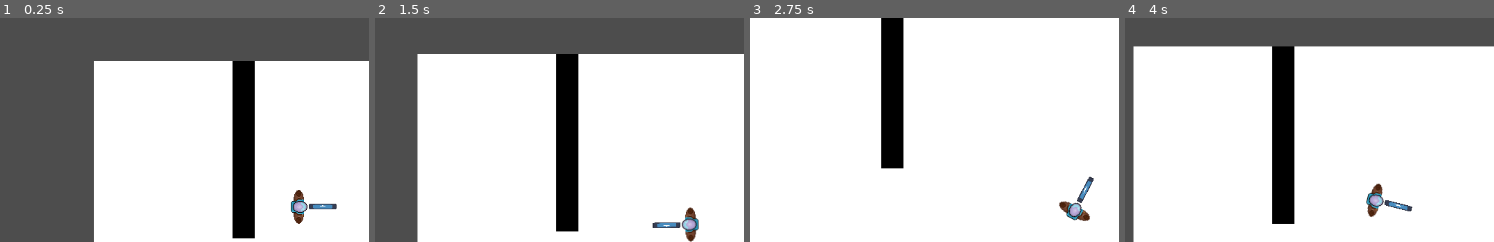
Above: before the commit, frames 1-4 (left to right).
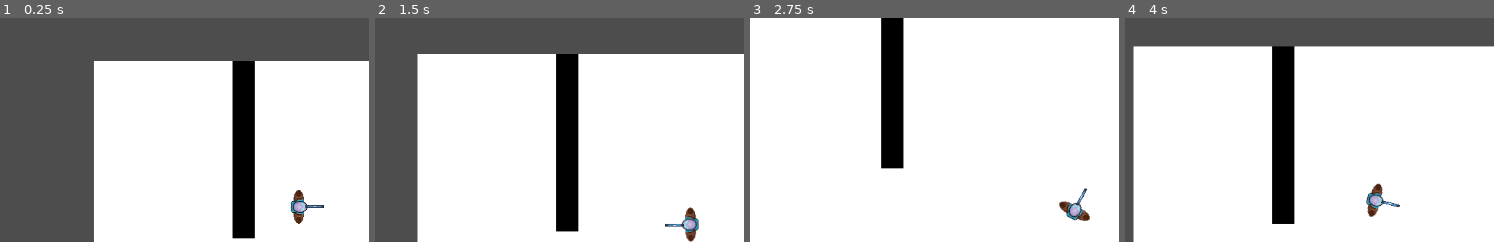
Above: after the commit, the same moments.

Repository: LurkenW/heistrouglite
Game: Godot game, scene res://scenes/bankTemp.tscn
Same seed, same stepped clock (60 frames per second), same inputs: the game is played once before the commit and once after it. The engine's default icon, where the game draws it, is replaced by a stand-in: a white triangle on a blue panel in a dark square.
Inputs (mouse positions are % of the whole screen's width and height, from its top left):
- Up to frame 1 (0.25 s): no input
- Up to frame 2 (1.5 s): tap Enter at 0.5 s; move the mouse to (70, 45) at 0.52 s; press the mouse at (70, 45) at 0.53 s; hold D (move_right) 0.53-1.28 s; move the mouse to (24, 55) at 1.27 s; release the mouse at (24, 55) at 1.28 s; hold S (move_down) from 1.28 s (still down); tap Shift (player_sprint_shift) at 1.35 s
- Up to frame 3 (2.75 s): click (24, 55) at 1.55 s; move the mouse to (57, 28) at 2.02 s; release S (move_down) at 2.03 s; press the mouse at (57, 28) at 2.03 s; hold D (move_right) from 2.03 s (still down)
- Up to frame 4 (4 s): move the mouse to (41, 70) at 2.77 s; release D (move_right) at 2.78 s; release the mouse at (41, 70) at 2.78 s; hold W (move_up) 2.78-3.53 s; click (41, 70) at 2.85 s; move the mouse to (78, 65) at 3.52 s; hold A (move_left) from 3.53 s (still down); hold Shift (player_sprint_shift) from 3.53 s (still down); click (78, 65) at 3.8 s
The pictures show only the part of the screen within x 5-55%, y 8-58%; the shares and areas given below are measured in that part.

The runs differ from the first frame. In frame 1, 0.2% of the frame differs, in the area x 82-92%, y 82-86%; in frame 2, 0.2%; in frame 3, 0.2%; in frame 4, 0.2%.

Commit message:
Updated gun script + added walls group
GUns cant shoot through walls (they sometimes can but it's the bulletspeeds fault)

Diff:
--- a/heist_game/scenes/bankTemp.tscn
+++ b/heist_game/scenes/bankTemp.tscn
@@ -26,7 +26,7 @@
 offset_right = 40.0
 offset_bottom = 40.0
 
-[node name="StaticBody2D" type="StaticBody2D" parent="map/walls"]
+[node name="StaticBody2D" type="StaticBody2D" parent="map/walls" groups=["walls"]]
 position = Vector2(304, 1)
 
 [node name="CollisionShape2D" type="CollisionShape2D" parent="map/walls/StaticBody2D"]
@@ -40,7 +40,7 @@
 pivot_offset = Vector2(8, 128)
 color = Color(0, 0, 0, 1)
 
-[node name="StaticBody2D2" type="StaticBody2D" parent="map/walls"]
+[node name="StaticBody2D2" type="StaticBody2D" parent="map/walls" groups=["walls"]]
 position = Vector2(-56, -256)
 
 [node name="ColorRect" type="ColorRect" parent="map/walls/StaticBody2D2"]
--- a/heist_game/scenes/pistol.tscn
+++ b/heist_game/scenes/pistol.tscn
@@ -5,16 +5,16 @@
 
 [node name="Pistol" type="Node2D" node_paths=PackedStringArray("shootingPoints")]
 script = ExtResource("1_y3ibp")
-shootingPoints = [NodePath("WeaponPivot/Icon/ShootingPoint")]
+shootingPoints = [NodePath("WeaponPivot/ShootingPoint")]
 
 [node name="WeaponPivot" type="Marker2D" parent="."]
 position = Vector2(0, -2.38419e-07)
-scale = Vector2(0.5, 0.125)
 
 [node name="Icon" type="Sprite2D" parent="WeaponPivot"]
-position = Vector2(64, 1.90735e-06)
-scale = Vector2(0.625, 0.5)
+position = Vector2(20.5, 3.57628e-07)
+scale = Vector2(0.210938, 0.03125)
 texture = ExtResource("2_bd1d3")
 
-[node name="ShootingPoint" type="Marker2D" parent="WeaponPivot/Icon"]
-position = Vector2(25.6, 0)
+[node name="ShootingPoint" type="Marker2D" parent="WeaponPivot"]
+position = Vector2(34, 2.38419e-07)
+scale = Vector2(0.625, 0.15625)
--- a/heist_game/scripts/gun.gd
+++ b/heist_game/scripts/gun.gd
@@ -14,30 +14,36 @@
 ## The cooldown time (in seconds) between consecutive shots.
 @export var fireCooldown: float = 1
 
+## The reload time (in seconds).
+@export var reloadCooldown: float = 1
+
 @export_group("Burst")
+## Enables burst-fire mode
 @export var burstFire: bool = false
+## Number of shots fired in a single burst
 @export var burstShots: int = 3
+## Time (in seconds) between shots in a burst.
 @export var burstCooldown: float = 0.05
 
-var _reloadTimer: Timer # Internal Timer instance used for handling the reload cooldown.
+var _recoilTimer: Timer # Internal Timer instance used for handling the time between shots.
 var _isShooting: bool = false # Tracks whether the gun is currently in a shooting state.
-var _isReloading: bool = false # Tracks whether the gun is currently reloading.
+var _isRecoiling: bool = false # Tracks whether the gun is currently reloading.
 
-var _burstTimer: Timer
-var _burstShots: int = 0
+var _burstTimer: Timer # Internal Timer instance used for handling the time between shots in a burst.
+var _shotsInCurrentBurst: int = 0 # Counts the number of shots that has been shot in the current burst.
 
 func _ready() -> void:
 	_checkRequired() # Ensures all required variables are properly set.
 
-	# Initialize and configure the reload timer.
-	_reloadTimer = Timer.new()
-	add_child(_reloadTimer)
-	_reloadTimer.wait_time = fireCooldown
-	_reloadTimer.timeout.connect(_on_reloadTimer_timeout)
-	_reloadTimer.one_shot = true
-	_reloadTimer.name = "ReloadTimer"
+	# Initialize and configure the recoil timer.
+	_recoilTimer = Timer.new()
+	add_child(_recoilTimer)
+	_recoilTimer.wait_time = fireCooldown
+	_recoilTimer.timeout.connect(_on_recoilTimer_timeout)
+	_recoilTimer.one_shot = true
+	_recoilTimer.name = "RecoilTimer"
 
-
+	# Initialize and configure the burst timer.
 	_burstTimer = Timer.new()
 	add_child(_burstTimer)
 	_burstTimer.wait_time = burstCooldown
@@ -50,8 +56,11 @@
 	if shootingPoints.size() > 1:
 		push_error("The variable 'Shooting Point' must be set in the Inspector!")
 
-# Handles the shooting logic by instantiating and firing a bullet.
+# Handles the shooting logic by instantiating and firing a shot.
 func _shootOnce() -> void:
+
+	if _isShootingThroughWall():
+		return
 	# Load and instantiate the bullet scene.
 	const BULLET = preload("res://scenes/bullet.tscn")
 	# For every shootingPoint, shoot a bullet
@@ -67,44 +76,45 @@
 		# Add the bullet to the scene tree for it to function.
 		get_node("/root").add_child(new_bullet)
 
+# Start the burst shooting sequence
 func _shootBurst():
-	_reloadTimer.start() # Starts the burst timer.
+	_recoilTimer.start() # Starts the burst timer.
 	_burstTimer.start()
-	_isReloading = true # Marks the gun as reloading.
+	_isRecoiling = true # Marks the gun as reloading.
 
 	_shootOnce()
 
 
-# Callback for the reload timer's timeout signal. Resumes shooting if required or ends reloading.
-func _on_reloadTimer_timeout():
-
+# Callback for the recoil timer's timeout signal. Resumes shooting if required or ends reloading.
+func _on_recoilTimer_timeout():
 	if _isShooting:
-		_reloadTimer.start() # Starts the reload timer.
+		_recoilTimer.start() # Starts the recoil timer.
 		if burstFire:
 			_shootBurst()
 		else:
 			_shootOnce() # Continue shooting if the gun is in the shooting state.
 	else:
-		_isReloading = false # Otherwise, end the reloading state.
+		_isRecoiling = false # Otherwise, end the reloading state.
 
+# Callback for the burst timer's timeout signal. Resumes shooting if required or ends the burst.
 func _on_burstTimer_timeout():
-	_burstShots += 1
+	_shotsInCurrentBurst += 1
 
-	if _burstShots < burstShots:
+	if _shotsInCurrentBurst < burstShots:
 		_shootOnce()
-		_isReloading = true # Marks the gun as reloading.
+		_isRecoiling = true # Marks the gun as reloading.
 		_burstTimer.start()
 
 	else:
-		_burstShots = 0
+		_shotsInCurrentBurst = 0
 
 ## Starts the shooting process. Shoots immediately if the gun is not reloading.
 func startShooting() -> void:
 	_isShooting = true # Mark the gun as shooting.
 
-	if not _isReloading:
-		_reloadTimer.start() # Starts the reload timer.
-		_isReloading = true
+	if not _isRecoiling:
+		_recoilTimer.start() # Starts the reload timer.
+		_isRecoiling = true
 		if burstFire:
 			_shootBurst()
 		else:
@@ -113,3 +123,23 @@
 ## Stops the shooting process.
 func stopShooting() -> void:
 	_isShooting = false # Mark the gun as not shooting.
+
+## Determines if the shooitngPoint and the player are on opposite sides on a wall
+func _isShootingThroughWall() -> bool:
+	# Create raycast that shoots between the character and the shootingPoint
+	var raycast = RayCast2D.new()
+	add_child(raycast)
+	raycast.target_position = shootingPoints[0].position
+	raycast.enabled = true
+
+	# Check if raycast collided
+	raycast.force_raycast_update()
+	if raycast.is_colliding():
+		var collider = raycast.get_collider()
+		# Check if it collided with a wall
+		if collider.is_in_group("walls"):
+			raycast.queue_free()
+			return true
+
+	raycast.queue_free()
+	return false
